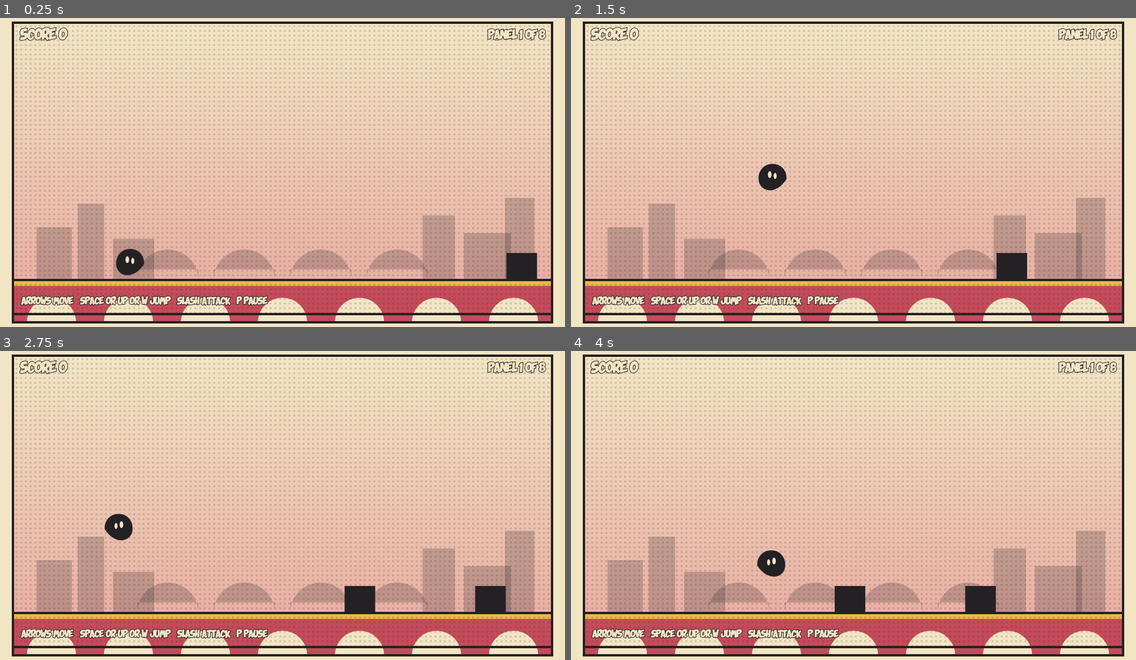
Above: before the commit, frames 1-4 (two rows, left to right).
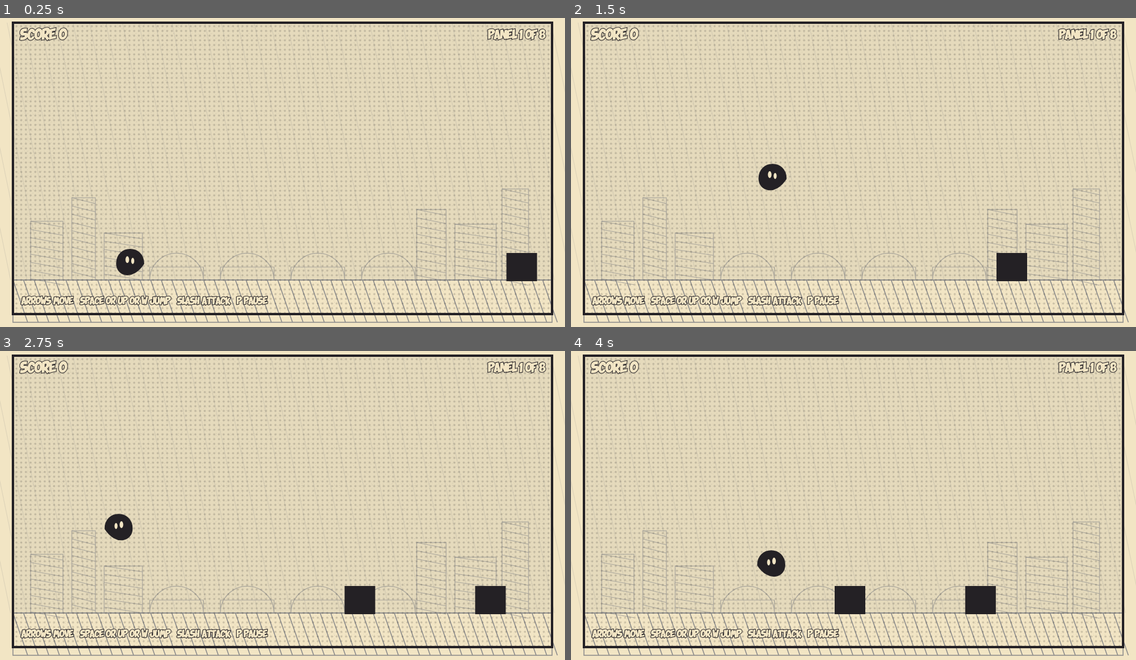
Above: after the commit, the same moments.

Repository: rfrondorf12/ai-girlies-jam-game
Game: browser game, page index.html
Same seed, same stepped clock (60 frames per second), same inputs: the game is played once before the commit and once after it.
Inputs:
- Up to frame 1 (0.25 s): no input
- Up to frame 2 (1.5 s): hold Right from 1.03 s (still down); tap Space at 1.1 s
- Up to frame 3 (2.75 s): release Right at 1.53 s; hold Down 1.58-1.85 s; tap Space at 1.6, 2.1, 2.6 s; hold Left 1.9-2.47 s; hold Up from 2.52 s (still down)
- Up to frame 4 (4 s): release Up at 2.82 s; hold Right 2.87-3.53 s; tap Space at 3.1, 3.6 s; hold Up 3.58-3.82 s; hold Left from 3.87 s (still down)

The runs differ from the first frame. In frame 1, 34% of the frame differs, in the area x 2-99%, y 1-99%; in frame 2, 34%; in frame 3, 34%; in frame 4, 33%.

Commit message:
m4-look: sketch-to-neon panel progression, detailed world backgrounds
Co-Authored-By: Claude Code <noreply@anthropic.com>

Diff:
--- a/main.js
+++ b/main.js
@@ -18,7 +18,7 @@
   COLOR_PAPER, COLOR_INK, COLOR_PLAYER, COLOR_EYE, COLOR_MONSTER, COLOR_GROUND,
   COLOR_DEATH, PANEL_FLASH_COLOR,
   WORLD_COUNT, WORLD_PAPER, WORLD_PLAYER_FILL, WORLD_PLAYER_EYE,
-  WORLD_SKY_TOP, WORLD_SKY_BOTTOM, WORLD_PLATFORM_FILL, WORLD_PLATFORM_TOP, HALFTONE_OPACITY,
+  WORLD_SKY_TOP, WORLD_SKY_BOTTOM, WORLD_PLATFORM_FILL, WORLD_PLATFORM_TOP, HALFTONE_OPACITY, STAGES_PER_PANEL,
   AUDIO_ENABLED, AUDIO_MASTER_VOLUME,
   SFX_JUMP_VOLUME, SFX_JUMP_DURATION, SFX_JUMP_BASE_FREQ,
   SFX_SLASH_VOLUME, SFX_SLASH_DURATION, SFX_SLASH_BASE_FREQ,
@@ -45,6 +45,22 @@
   }
 }
 const halftonePattern = ctx.createPattern(halftoneCanvas, 'repeat');
+
+// A rough paper grain pattern.
+const grainCanvas = document.createElement('canvas');
+grainCanvas.width = 64;
+grainCanvas.height = 64;
+const gctx = grainCanvas.getContext('2d');
+gctx.fillStyle = COLOR_INK;
+for (let i = 0; i < 200; i++) {
+  const x = Math.random() * 64;
+  const y = Math.random() * 64;
+  const r = Math.random() * 0.6 + 0.2;
+  gctx.beginPath();
+  gctx.arc(x, y, r, 0, Math.PI * 2);
+  gctx.fill();
+}
+const grainPattern = ctx.createPattern(grainCanvas, 'repeat');
 
 // ---------------------------------------------------------------------------
 // State
@@ -497,60 +513,172 @@
   ctx.closePath();
 }
 
-function drawSky() {
+function getStage() {
+  return STAGES_PER_PANEL[Math.max(0, Math.min(panel - 1, STAGES_PER_PANEL.length - 1))];
+}
+
+function drawSky(stage) {
   const left = PANEL_MARGIN;
   const right = PLAYFIELD_W - PANEL_MARGIN;
   const top = PANEL_MARGIN;
   const bottom = GROUND_Y;
+
+  if (stage === 0) {
+    // Graphite wash.
+    ctx.fillStyle = '#B8B0A0';
+    ctx.globalAlpha = 0.22;
+    ctx.fillRect(left, top, right - left, bottom - top);
+    ctx.globalAlpha = 1;
+    ctx.strokeStyle = '#8A8A8A';
+    ctx.lineWidth = 1;
+    ctx.beginPath();
+    ctx.moveTo(left, bottom);
+    ctx.lineTo(right, bottom);
+    ctx.stroke();
+    return;
+  }
+
   const grad = ctx.createLinearGradient(0, top, 0, bottom);
   grad.addColorStop(0, WORLD_SKY_TOP[world]);
   grad.addColorStop(1, WORLD_SKY_BOTTOM[world]);
   ctx.fillStyle = grad;
   ctx.fillRect(left, top, right - left, bottom - top);
-}
-
-function drawCityscape() {
-  ctx.save();
-  ctx.globalAlpha = 0.22;
-  ctx.fillStyle = COLOR_INK;
+
+  if (stage === 3) {
+    // Neon horizon glow.
+    ctx.fillStyle = '#FFF4D2';
+    ctx.globalAlpha = 0.18;
+    ctx.fillRect(left, bottom - 70, right - left, 70);
+    ctx.globalAlpha = 1;
+  }
+}
+
+function drawClouds(stage) {
+  if (stage < 1) return;
+  ctx.save();
+  ctx.globalAlpha = stage === 1 ? 0.35 : 0.75;
+  ctx.fillStyle = stage === 3 ? '#FFF4D2' : currentPaper;
+  ctx.strokeStyle = COLOR_INK;
+  ctx.lineWidth = OUTLINE_WIDTH * 0.75;
+  const clouds = [
+    { x: PANEL_MARGIN + 90, y: 95, s: 1 },
+    { x: PLAYFIELD_W - PANEL_MARGIN - 130, y: 80, s: 0.85 },
+    { x: PLAYFIELD_W / 2 + 60, y: 115, s: 0.65 },
+  ];
+  for (const c of clouds) {
+    ctx.beginPath();
+    ctx.arc(c.x - 22 * c.s, c.y, 16 * c.s, Math.PI, 0);
+    ctx.arc(c.x + 4 * c.s, c.y - 12 * c.s, 22 * c.s, Math.PI, 0);
+    ctx.arc(c.x + 32 * c.s, c.y, 18 * c.s, Math.PI, 0);
+    ctx.lineTo(c.x + 32 * c.s, c.y + 10 * c.s);
+    ctx.lineTo(c.x - 22 * c.s, c.y + 10 * c.s);
+    ctx.closePath();
+    ctx.fill();
+    ctx.stroke();
+  }
+  ctx.restore();
+}
+
+function drawCityscape(stage) {
   const left = PANEL_MARGIN;
   const right = PLAYFIELD_W - PANEL_MARGIN;
   const bottom = GROUND_Y;
-  // Distant buildings.
+
+  ctx.save();
+  if (stage === 0) {
+    // Pencil sketch: outlines and cross-hatching only.
+    ctx.strokeStyle = '#8A8A8A';
+    ctx.lineWidth = 1.2;
+    ctx.globalAlpha = 0.65;
+  } else {
+    ctx.globalAlpha = 0.85;
+    ctx.fillStyle = stage === 3 ? WORLD_PLATFORM_FILL[world] : COLOR_INK;
+  }
+
+  // Buildings.
   const buildings = [
-    { x: left + 40, w: 60, h: 90 },
-    { x: left + 110, w: 45, h: 130 },
-    { x: left + 170, w: 70, h: 70 },
-    { x: right - 220, w: 55, h: 110 },
-    { x: right - 150, w: 80, h: 80 },
-    { x: right - 80, w: 50, h: 140 },
+    { x: left + 30, w: 55, h: 100, windows: 3 },
+    { x: left + 100, w: 40, h: 140, windows: 4 },
+    { x: left + 155, w: 65, h: 80, windows: 3 },
+    { x: right - 230, w: 50, h: 120, windows: 4 },
+    { x: right - 165, w: 70, h: 95, windows: 3 },
+    { x: right - 85, w: 45, h: 155, windows: 5 },
   ];
   for (const b of buildings) {
-    ctx.fillRect(b.x, bottom - b.h, b.w, b.h);
-  }
-  // Bridge arches.
+    if (stage === 0) {
+      ctx.strokeRect(b.x, bottom - b.h, b.w, b.h);
+      // Cross-hatch.
+      ctx.beginPath();
+      for (let i = 0; i < b.h; i += 14) {
+        ctx.moveTo(b.x, bottom - b.h + i);
+        ctx.lineTo(b.x + b.w, bottom - b.h + i + 10);
+      }
+      ctx.stroke();
+    } else {
+      ctx.fillRect(b.x, bottom - b.h, b.w, b.h);
+      ctx.strokeRect(b.x, bottom - b.h, b.w, b.h);
+      // Windows.
+      if (stage >= 2) {
+        ctx.fillStyle = stage === 3 ? '#FFF4D2' : currentPaper;
+        const cols = 2;
+        const rows = b.windows;
+        const winW = b.w * 0.28;
+        const winH = (b.h * 0.65) / rows;
+        for (let r = 0; r < rows; r++) {
+          for (let c = 0; c < cols; c++) {
+            const wx = b.x + b.w * 0.18 + c * (winW + b.w * 0.12);
+            const wy = bottom - b.h + b.h * 0.15 + r * (winH + b.h * 0.05);
+            ctx.fillRect(wx, wy, winW, winH * 0.7);
+          }
+        }
+        ctx.fillStyle = stage === 3 ? WORLD_PLATFORM_FILL[world] : COLOR_INK;
+      }
+    }
+  }
+
+  // Bridge with arches and cables.
   ctx.beginPath();
-  const archW = 130;
+  const archW = 120;
   const archCount = 4;
   const startX = left + (right - left - archCount * archW) / 2;
   for (let i = 0; i < archCount; i++) {
     const ax = startX + i * archW + archW / 2;
-    ctx.moveTo(ax - archW * 0.4, bottom);
-    ctx.arc(ax, bottom, archW * 0.4, Math.PI, 0);
-    ctx.lineTo(ax + archW * 0.4, bottom - 18);
-    ctx.lineTo(ax - archW * 0.4, bottom - 18);
+    ctx.moveTo(ax - archW * 0.38, bottom);
+    ctx.arc(ax, bottom, archW * 0.38, Math.PI, 0);
+    ctx.lineTo(ax + archW * 0.38, bottom - 22);
+    ctx.lineTo(ax - archW * 0.38, bottom - 22);
     ctx.closePath();
-  }
-  ctx.fill();
-  ctx.restore();
-}
-
-function drawGroundPlatform() {
+    // Cables.
+    if (stage > 0) {
+      ctx.moveTo(ax - archW * 0.38, bottom - 22);
+      ctx.quadraticCurveTo(ax, bottom - 55, ax + archW * 0.38, bottom - 22);
+    }
+  }
+  if (stage === 0) ctx.stroke(); else ctx.fill();
+  if (stage > 0) ctx.stroke();
+  ctx.restore();
+}
+
+function drawGroundPlatform(stage) {
   const left = PANEL_MARGIN;
   const right = PLAYFIELD_W - PANEL_MARGIN;
   const top = GROUND_Y;
   const bottom = GROUND_Y + 72;
 
+  if (stage === 0) {
+    // Sketch: outline + hatch, no fill.
+    ctx.strokeStyle = '#8A8A8A';
+    ctx.lineWidth = 1.5;
+    ctx.strokeRect(left, top, right - left, bottom - top);
+    ctx.beginPath();
+    for (let i = 0; i < right - left; i += 18) {
+      ctx.moveTo(left + i, top);
+      ctx.lineTo(left + i + 25, bottom);
+    }
+    ctx.stroke();
+    return;
+  }
+
   ctx.fillStyle = WORLD_PLATFORM_FILL[world];
   ctx.fillRect(left, top, right - left, bottom - top);
 
@@ -571,10 +699,39 @@
     ctx.fill();
   }
 
+  // Brick courses.
+  if (stage >= 2) {
+    ctx.strokeStyle = stage === 3 ? '#FFF4D2' : COLOR_INK;
+    ctx.lineWidth = 1;
+    ctx.globalAlpha = 0.25;
+    for (let y = top + 18; y < bottom; y += 14) {
+      ctx.beginPath();
+      ctx.moveTo(left, y);
+      ctx.lineTo(right, y);
+      ctx.stroke();
+    }
+    ctx.globalAlpha = 1;
+  }
+
   // Ink outline.
   ctx.lineWidth = OUTLINE_WIDTH;
   ctx.strokeStyle = COLOR_INK;
   ctx.strokeRect(left, top, right - left, bottom - top);
+}
+
+function drawSketchOverlay(stage) {
+  if (stage >= 2) return;
+  ctx.save();
+  ctx.strokeStyle = '#8A8A8A';
+  ctx.lineWidth = 1;
+  ctx.globalAlpha = stage === 0 ? 0.22 : 0.1;
+  for (let i = -100; i < PLAYFIELD_W + 100; i += 28) {
+    ctx.beginPath();
+    ctx.moveTo(i, PANEL_MARGIN);
+    ctx.lineTo(i + 90, GROUND_Y);
+    ctx.stroke();
+  }
+  ctx.restore();
 }
 
 function drawHalftone() {
@@ -585,13 +742,24 @@
   ctx.restore();
 }
 
+function drawPaperGrain() {
+  ctx.save();
+  ctx.fillStyle = grainPattern;
+  ctx.globalAlpha = 0.08;
+  ctx.fillRect(PANEL_MARGIN, PANEL_MARGIN, PLAYFIELD_W - PANEL_MARGIN * 2, PLAYFIELD_H - PANEL_MARGIN * 2);
+  ctx.restore();
+}
+
 function drawPanel() {
+  const stage = getStage();
+
   ctx.fillStyle = currentPaper;
   ctx.fillRect(0, 0, PLAYFIELD_W, PLAYFIELD_H);
 
-  drawSky();
-  drawCityscape();
-  drawGroundPlatform();
+  drawSky(stage);
+  drawClouds(stage);
+  drawCityscape(stage);
+  drawGroundPlatform(stage);
 
   // Minimal inking flash while a panel clear is being celebrated.
   if (panelClearTimer > 0) {
@@ -602,7 +770,9 @@
     ctx.globalAlpha = 1;
   }
 
+  drawSketchOverlay(stage);
   drawHalftone();
+  drawPaperGrain();
 
   ctx.lineWidth = OUTLINE_WIDTH;
   ctx.strokeStyle = COLOR_INK;
--- a/tuning.js
+++ b/tuning.js
@@ -133,3 +133,7 @@
 export const WORLD_PLATFORM_FILL = ['#C44B5A', '#5A8A3A', '#5A4A8A'];
 export const WORLD_PLATFORM_TOP = ['#E9B949', '#E9B949', '#E9B949'];
 export const HALFTONE_OPACITY = 0.18;
+
+// --- Comic progress stages (world draws in as the 8 panels advance) ---
+// stage 0 = graphite sketch, 1 = bold ink, 2 = halftone colour, 3 = neon completed panel
+export const STAGES_PER_PANEL = [0, 0, 1, 1, 2, 2, 3, 3];
